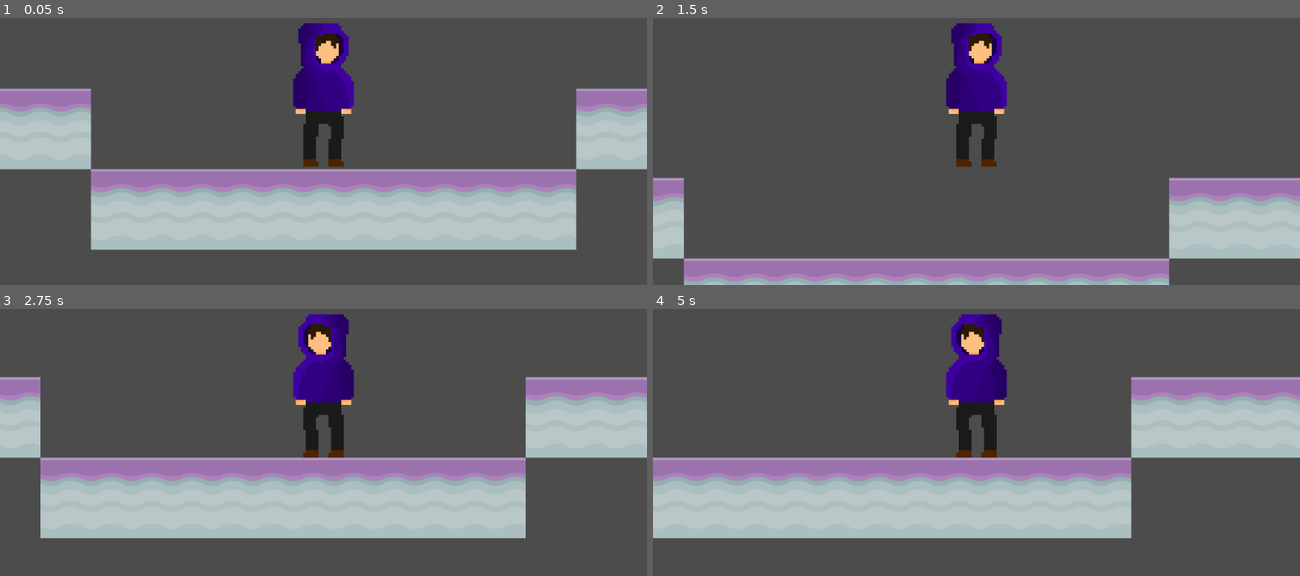
Above: before the commit, frames 1-4 (two rows, left to right).
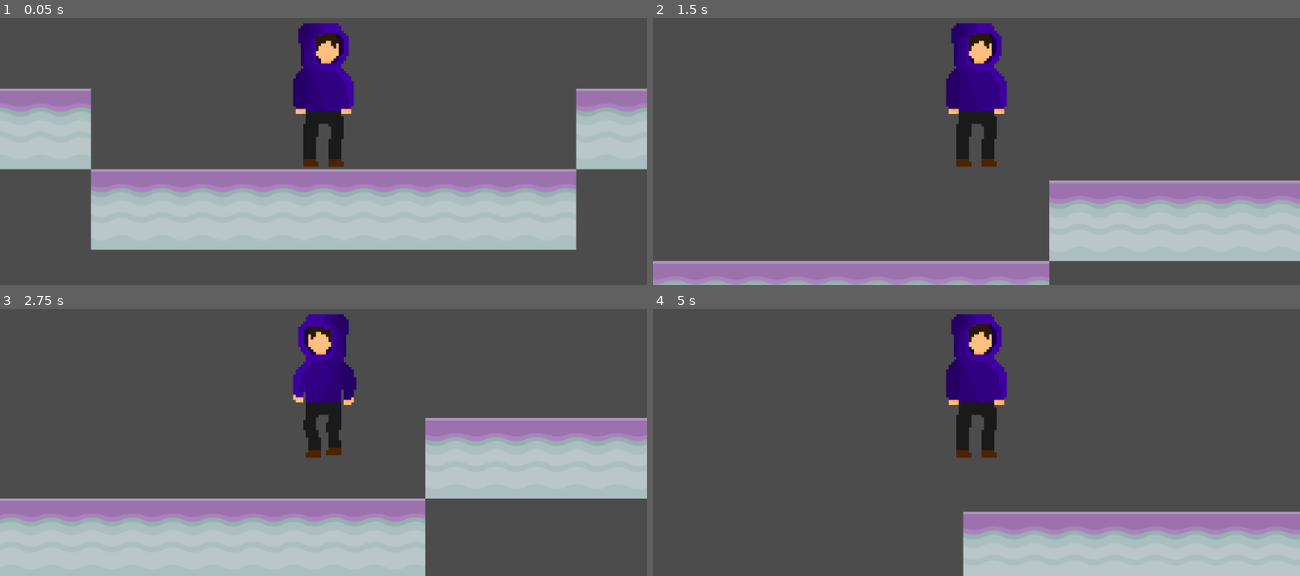
Above: after the commit, the same moments.

Repository: ncbarber/final-Databreak
Game: Godot game, scene res://src/Level/Level.tscn
The game is run twice, just before and just after one commit, with the same random seed, the same clock (stepped at 60 frames per second) and the same inputs. Before the commit the project starts from res://src/Level.tscn.
Inputs:
- Up to frame 1 (0.05 s): no input
- Up to frame 2 (1.5 s): hold Right (move_right) from 0.53 s (still down); tap Space (jump) at 0.6, 0.77, 1.07, 1.35 s
- Up to frame 3 (2.75 s): tap Space (jump) at 1.52, 1.82, 2.1 s; release Right (move_right) at 2.03 s; hold Left (move_left) from 2.03 s (still down)
- Up to frame 4 (5 s): release Left (move_left) at 2.78 s; hold Right (move_right) 2.78-4.28 s; tap Space (jump) at 2.85, 3.02, 3.32, 3.6, 3.77, 4.07, 4.35, 4.52, 4.82 s; hold Left (move_left) from 4.28 s (still down)

The runs differ from the first frame. In frame 2, 11% of the frame differs, in the area x 0-100%, y 59-100%; in frame 3, 41%; in frame 4, 42%, in the area x 0-100%, y 1-100%.

Commit message:
Add folders for player and levels

Diff:
--- a/project/project.godot
+++ b/project/project.godot
@@ -11,7 +11,7 @@
 [application]
 
 config/name="final-Databreak"
-run/main_scene="res://src/Level.tscn"
+run/main_scene="res://src/Level/Level.tscn"
 config/icon="res://icon.png"
 
 [input]
--- a/project/src/Level.gd
+++ b/project/src/Level/Level.gd
@@ -10,6 +10,6 @@
 
 
 func _make_player() -> void:
-	player = load("res://src/Player.tscn").instance()
+	player = load("res://src/Player/Player.tscn").instance()
 	player.position = SPAWN_POSITION
 	call_deferred("add_child", player)
--- a/project/src/Level.tscn
+++ b/project/src/Level/Level.tscn
@@ -1,7 +1,7 @@
 [gd_scene load_steps=5 format=2]
 
 [ext_resource path="res://platform_assets/planetMid.png" type="Texture" id=1]
-[ext_resource path="res://src/Level.gd" type="Script" id=2]
+[ext_resource path="res://src/Level/Level.gd" type="Script" id=2]
 
 [sub_resource type="ConvexPolygonShape2D" id=1]
 points = PoolVector2Array( 128, 128, 0, 128, 0, 0, 128, 0 )
--- a/project/src/Player.gd
+++ b/project/src/Player/Player.gd
@@ -1,9 +1,9 @@
 extends KinematicBody2D
 
 
-var jump_speed := -300
-var run_speed := 100
-var gravity := 300
+var jump_speed := -350
+var run_speed := 300
+var gravity := 400
 var velocity := Vector2()
 var is_jumping := false
 var lives_remaining := 3
--- a/project/src/Player.tscn
+++ b/project/src/Player/Player.tscn
@@ -1,7 +1,8 @@
 [gd_scene load_steps=22 format=2]
 
-[ext_resource path="res://src/Player.gd" type="Script" id=1]
+[ext_resource path="res://src/Player/Player.gd" type="Script" id=1]
 [ext_resource path="res://platform_assets/DatabreakCharacter.png" type="Texture" id=2]
+
 
 [sub_resource type="AtlasTexture" id=1]
 flags = 4
